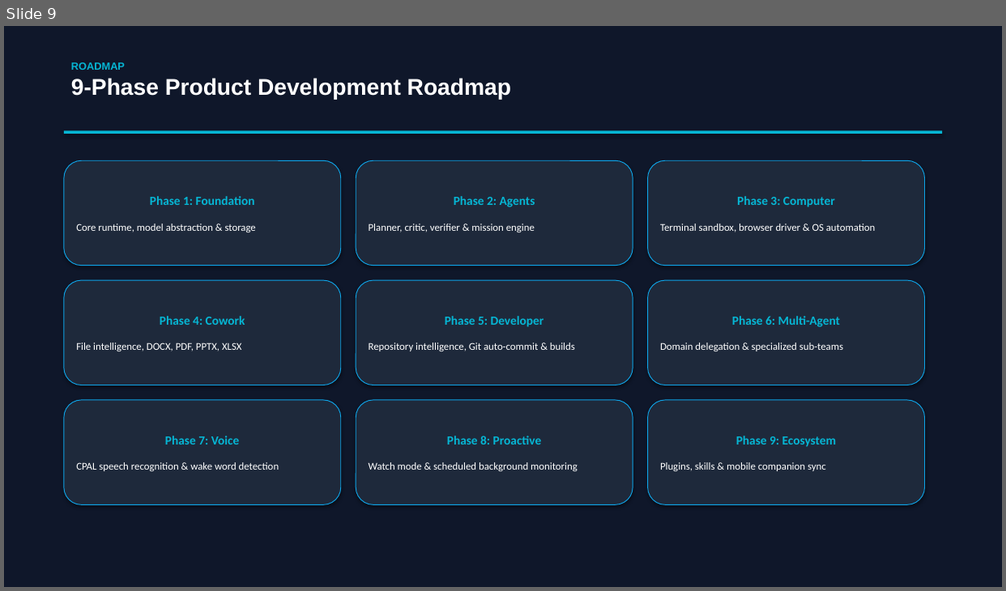
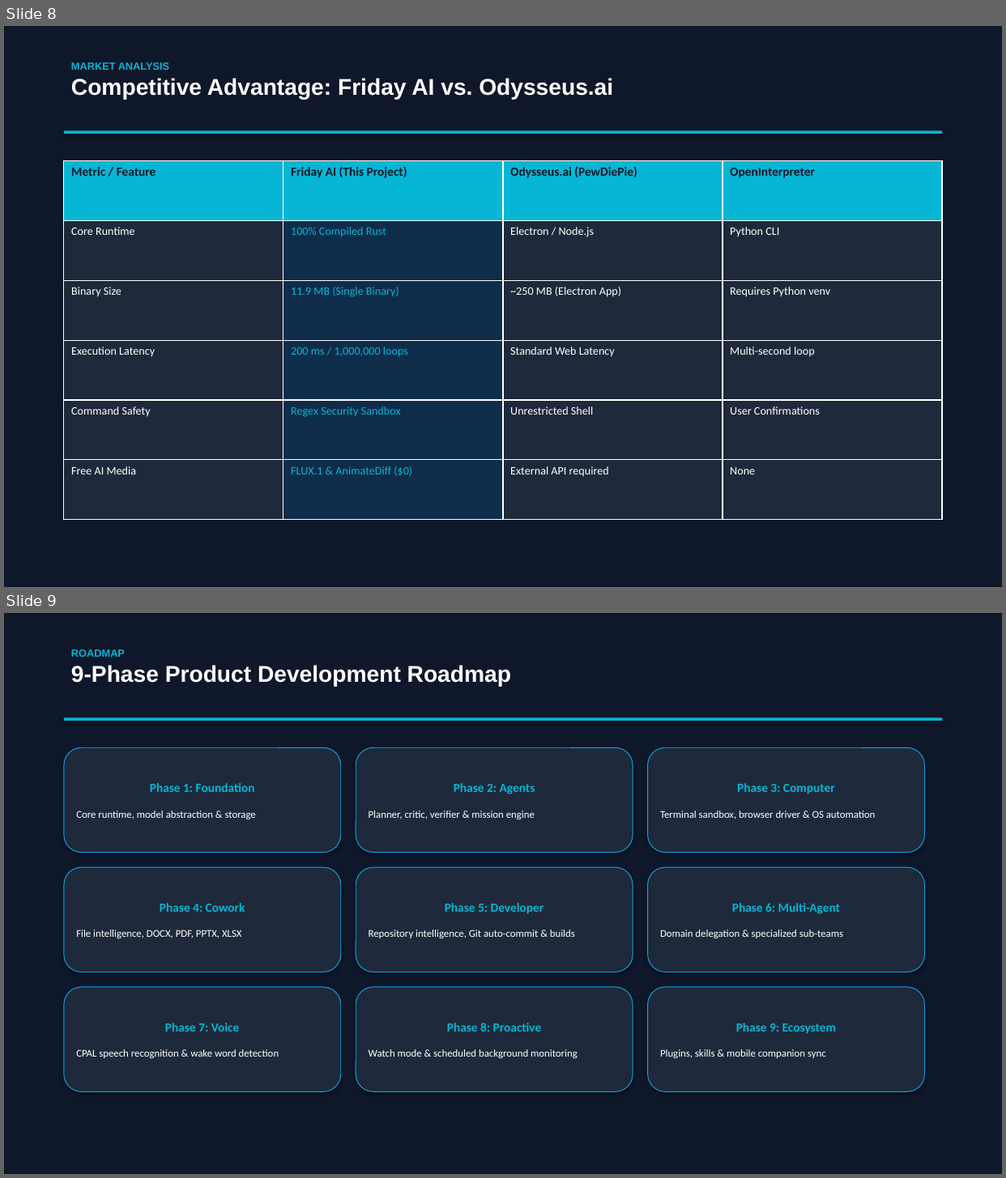
Before and after one commit to hamz963/Friday-AI, a slide deck: SLIDES.pptx. Shown one above the other, each under a label of ours: slide 9 before the commit, slides 8 and 9 after it. The pictures are 1006x591 and 1006x1178 pixels, drawn with LibreOffice and Linux fonts; fonts in the diff are those of the drawing. Boxes give left, top, right and bottom in pixels: in the first picture for what was removed or moved away, otherwise in the second. Text is boxed around its words. In the diff, an @@ line names an element or a change of style, - is before the commit and + after.

Commit message:
docs: Updated Proposal and Presentation Decks with Free AI Media Studio and Odysseus.ai benchmark

```diff
--- a/SLIDES.pptx
+++ b/SLIDES.pptx
@@ slide 8 added at bbox=[4, 26, 1002, 587], background #FFFFFF @@
@@ rectangle added at bbox=[4, 26, 1002, 587], fill #0F172A @@
@@ text added at bbox=[71, 62, 613, 100], 22 pt, text #FFFFFF, bold @@
+MARKET ANALYSIS
+Competitive Advantage: Friday AI vs. Odysseus.ai
@@ rectangle added at bbox=[64, 130, 942, 134], fill #06B6D4 @@
@@ table added at bbox=[64, 160, 941, 520], 6 rows, 4 columns @@
+Metric / Feature | Friday AI (This Project) | Odysseus.ai (PewDiePie) | OpenInterpreter
+Core Runtime | 100% Compiled Rust | Electron / Node.js | Python CLI
+Binary Size | 11.9 MB (Single Binary) | ~250 MB (Electron App) | Requires Python venv
+Execution Latency | 200 ms / 1,000,000 loops | Standard Web Latency | Multi-second loop
+Command Safety | Regex Security Sandbox | Unrestricted Shell | User Confirmations
+Free AI Media | FLUX.1 & AnimateDiff ($0) | External API required | None
```
Also in this commit, not shown: 2 slides changed, 1 other slide added, 2 slides removed, 4 other files.
